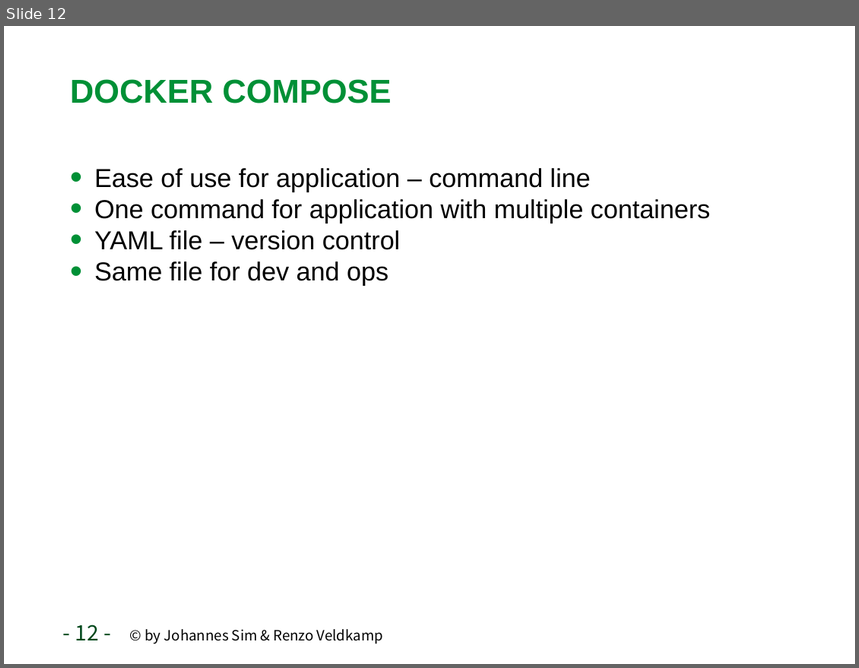
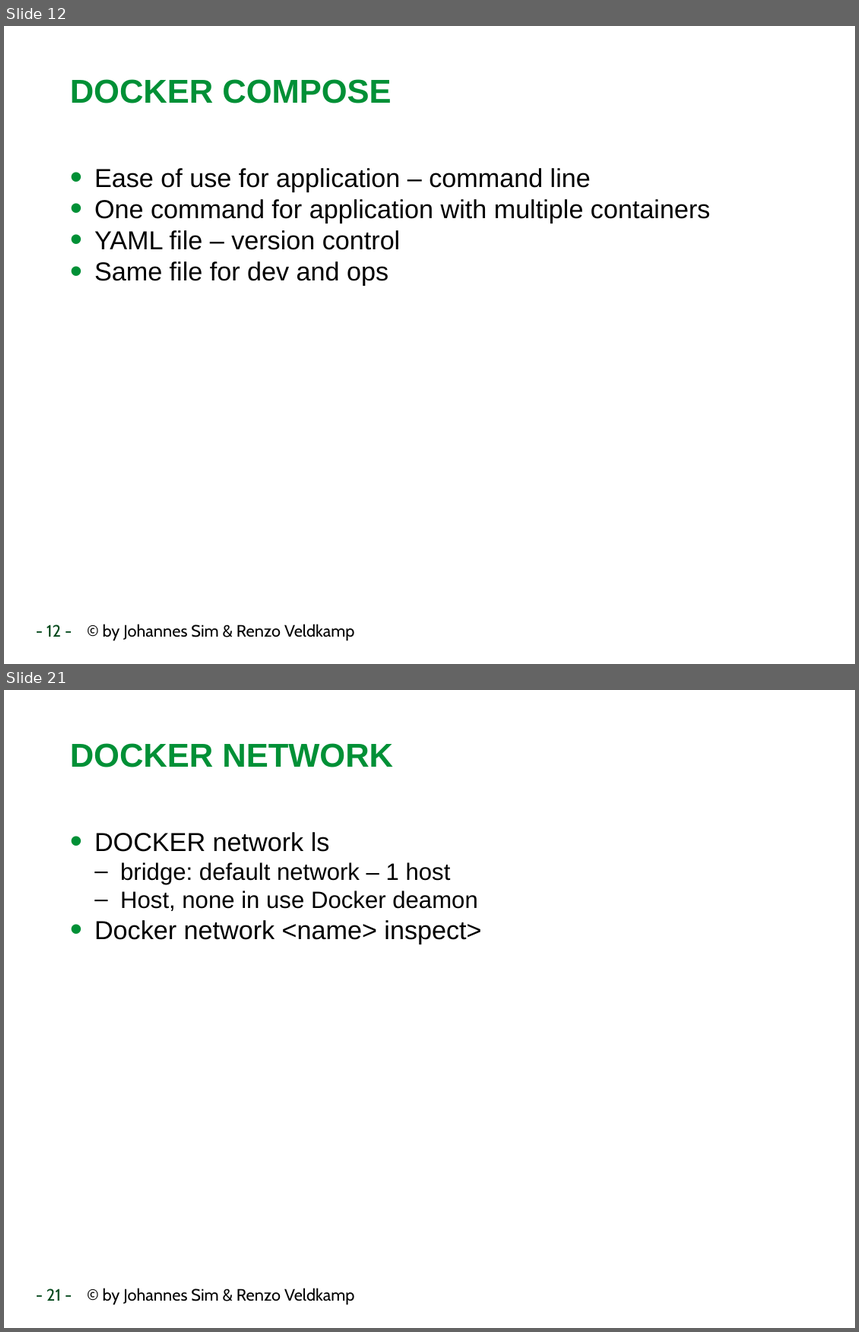
Before and after one commit to RenzoVeldkamp/MicroContainer, a slide deck: Presentatie/Docker102.pptx. Shown one above the other, each under a label of ours: slide 12 before the commit, slides 12 and 21 after it; the slides between them are not shown. The pictures are 859x668 and 859x1332 pixels, drawn with LibreOffice and Linux fonts; fonts in the diff are those of the drawing; background and template pictures are left out. Boxes give left, top, right and bottom in pixels: in the first picture for what was removed or moved away, otherwise in the second. Text is boxed around its words. In the diff, an @@ line names an element or a change of style, - is before the commit and + after.

```diff
--- a/Presentatie/Docker102.pptx
+++ b/Presentatie/Docker102.pptx
@@ slide 21 added at box(4, 690, 855, 1328), background #FFFFFF; not listed: 1 template element that a slide beside it also shows @@
@@ title added at box(70, 743, 393, 768), 28 pt, text #009036, bold @@
+DOCKER NETWORK
@@ text added at box(94, 832, 481, 944), 20 pt, text #000000 @@
+• DOCKER network ls
+  – bridge: default network – 1 host
+  – Host, none in use Docker deamon
+• Docker network <name> inspect>
@@ slide 12 changed as well @@
@@ text: place and size @@
-text at box(75, 625, 383, 645)
+text at box(47, 624, 355, 641)
@@ text at box(47, 624, 355, 641): size 18 to 14 pt in "- 12 -"; size 12 to 14 pt in "© by Johannes Sim & Renzo Veldkamp"; font Noto Sans CJK SC to Cabin @@
```
Also in this commit, not shown: 11 other slides changed, 10 other slides added, 5 other files.
